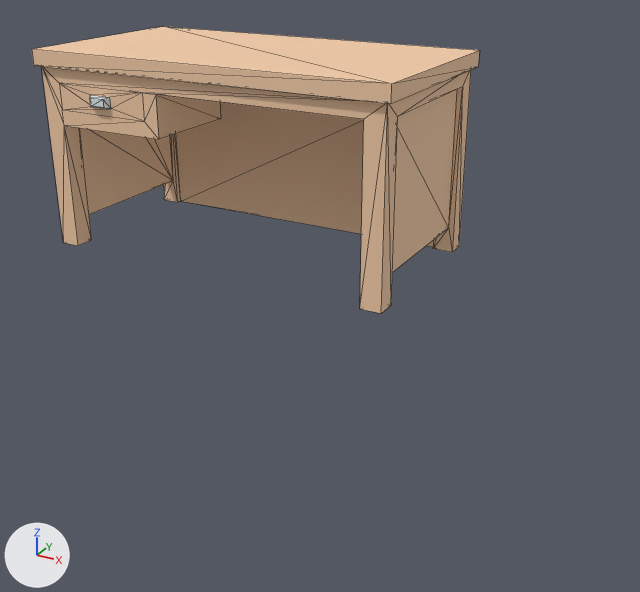
One commit to the glTF model gym/assets/props/desk.glb: the scene before it, then after it.
The view is the same before and after, from a 50 mm lens placed at (1.279, -1.24, 0.628), pointed at (0.644, -0.086, 0.051). Lighting does not change. The marker at lower left points along +X, +Y and +Z. The first picture is the older version. Mesh edges are drawn as thin lines. Where no turn or scale is listed for an object, it has been applied to the vertices.

Objects in the first picture: 'desk(Clone)' and 1 more.
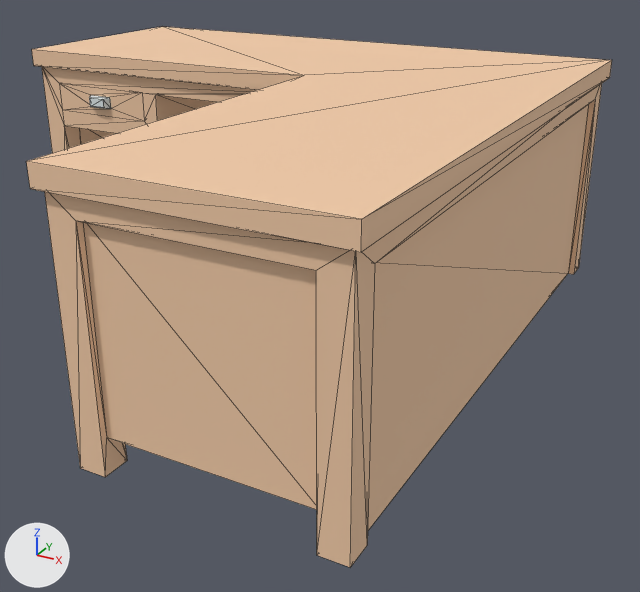
The newer file is also turned or shifted as a whole; pictures and numbers use the older file's frame.

Boxes (x1, y1, x2, y2) around the edits, measured in the pictures (640 x 592 px):
'deskCorner(Clone)', added (beige): after (26, 27, 612, 568)
'desk(Clone)', deleted (beige): before (32, 27, 480, 313)

The change, as a list of edits to the scene's bpy script:
```text
Add me_mesh_deskcorner:
    me_mesh_deskcorner.from_pydata(...)  # 112 vertices, 228 faces; spans x -0.487..0.487, y -0.487..0.487, z -0.192..0.192
    me_mesh_deskcorner.materials.append(mat_wood)  # beige #f3cca8
Remove ob_desk_clone:
    ob_desk_clone = bpy.data.objects.new('desk(Clone)', me_mesh_desk)
    ob_desk_clone.location = (0.357, 0.185, 0.192)
Add ob_deskcorner_clone:
    ob_deskcorner_clone = bpy.data.objects.new('deskCorner(Clone)', me_mesh_deskcorner)
    ob_deskcorner_clone.location = (0.477, -0.107, 0.192)
```
